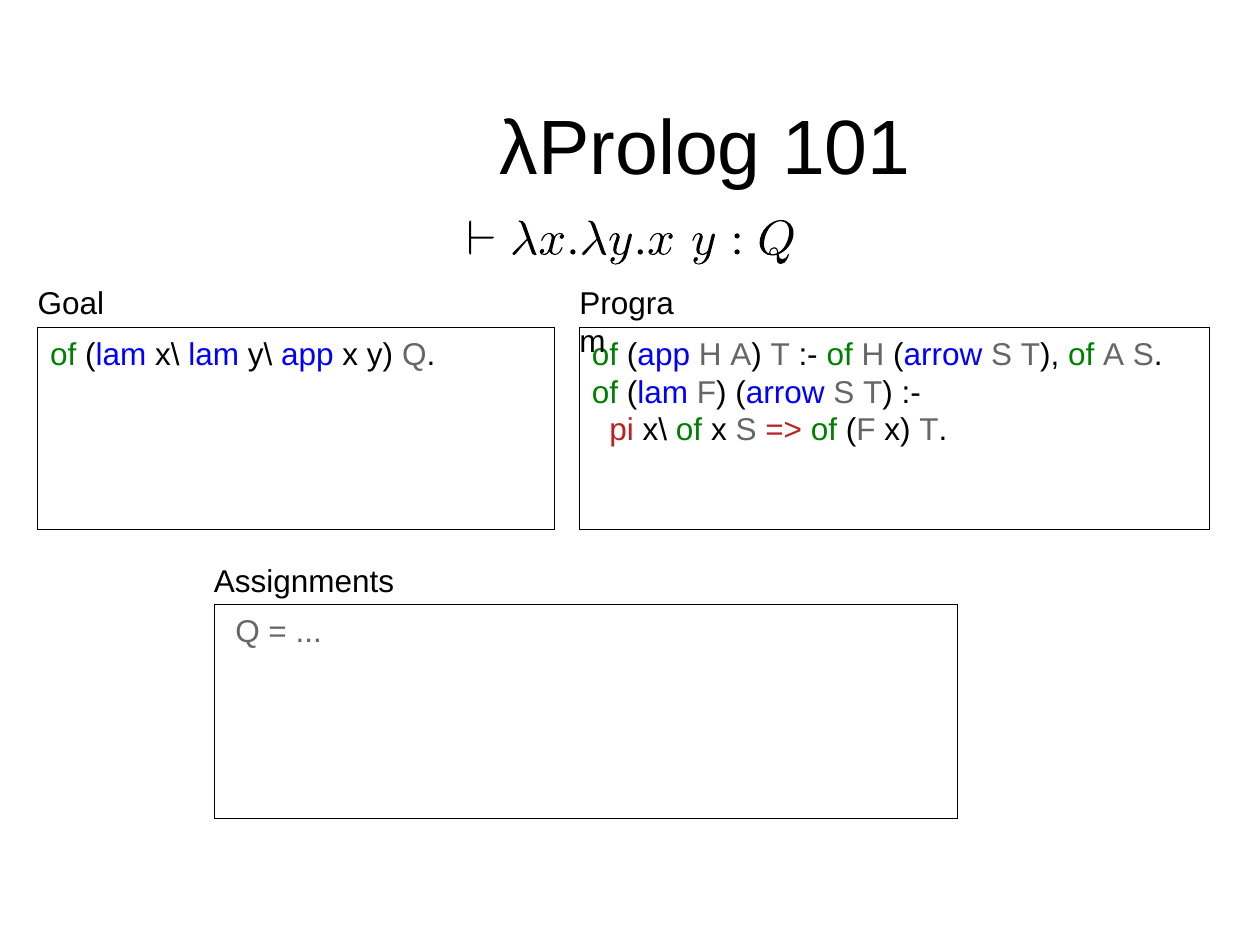
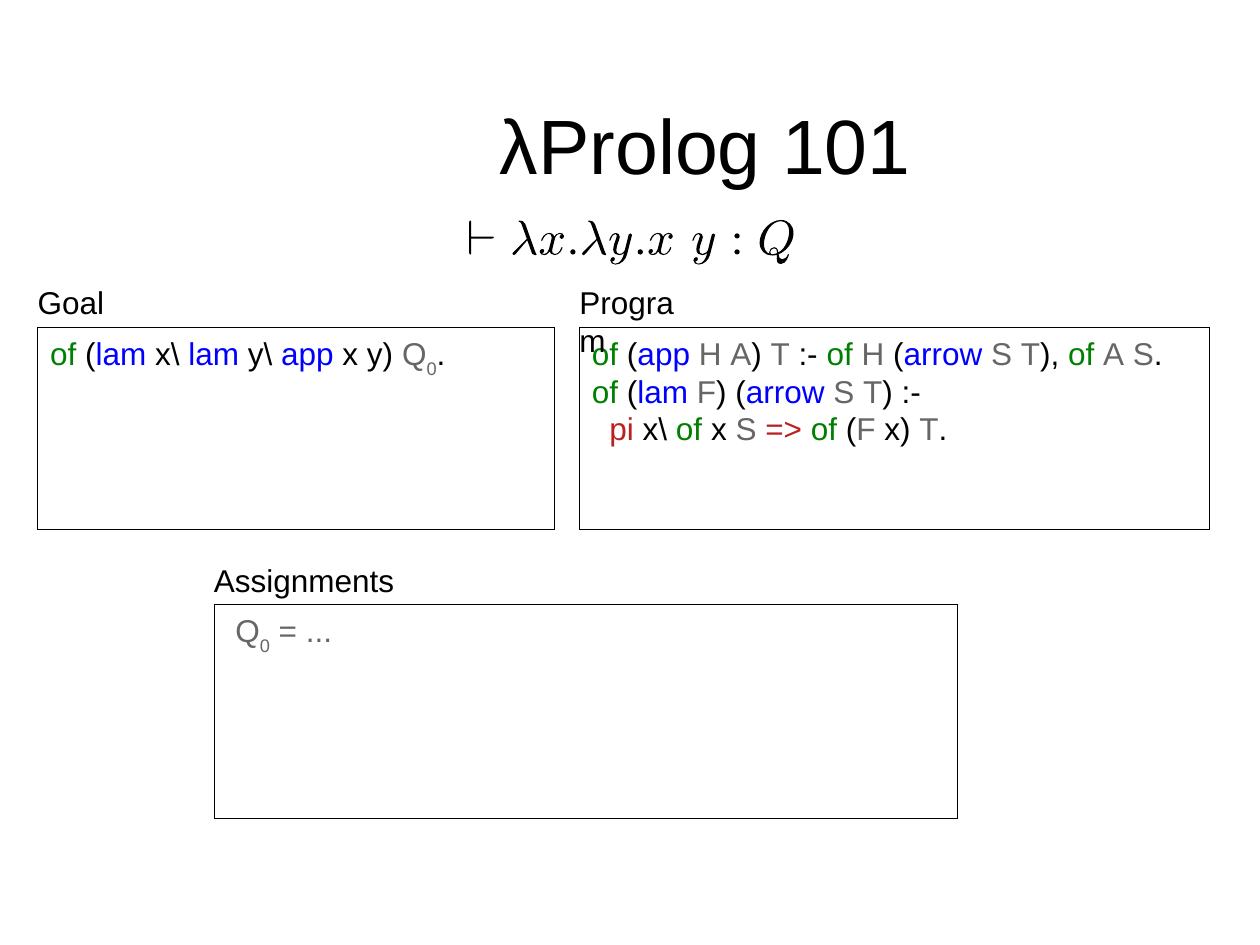
Before and after one commit to gares/mlws18, a slide deck: slide 10 of slides.odp (slide 9 before the commit). Drawn at 1260x945 pixels with LibreOffice and Linux fonts; fonts in the diff are those of the drawing; background and template pictures are left out. Boxes give left, top, right and bottom in pixels: in the first picture for what was removed or moved away, otherwise in the second. Text is boxed around its words. In the diff, an @@ line names an element or a change of style, - is before the commit and + after.

```diff
--- a/slides.odp
+++ b/slides.odp
@@ text in rectangle at bbox=[50, 342, 393, 371]: text changed @@
-of (lam x\ lam y\ app x y) Q.
+of (lam x\ lam y\ app x y) Q0.
@@ text in rectangle at bbox=[235, 620, 259, 648]: text changed @@
-Q = ...
+Q0 = ...
```
Also in this commit, not shown: 16 other slides changed, 18 slides added, 6 slides removed, 3 other files.
